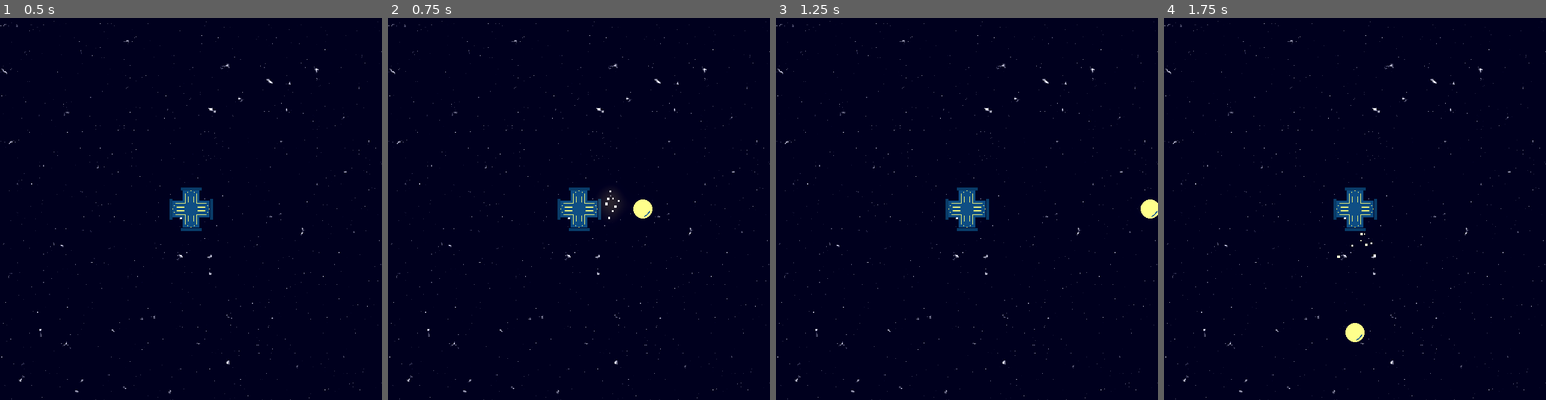
Above: before the commit, frames 1-4 (left to right).
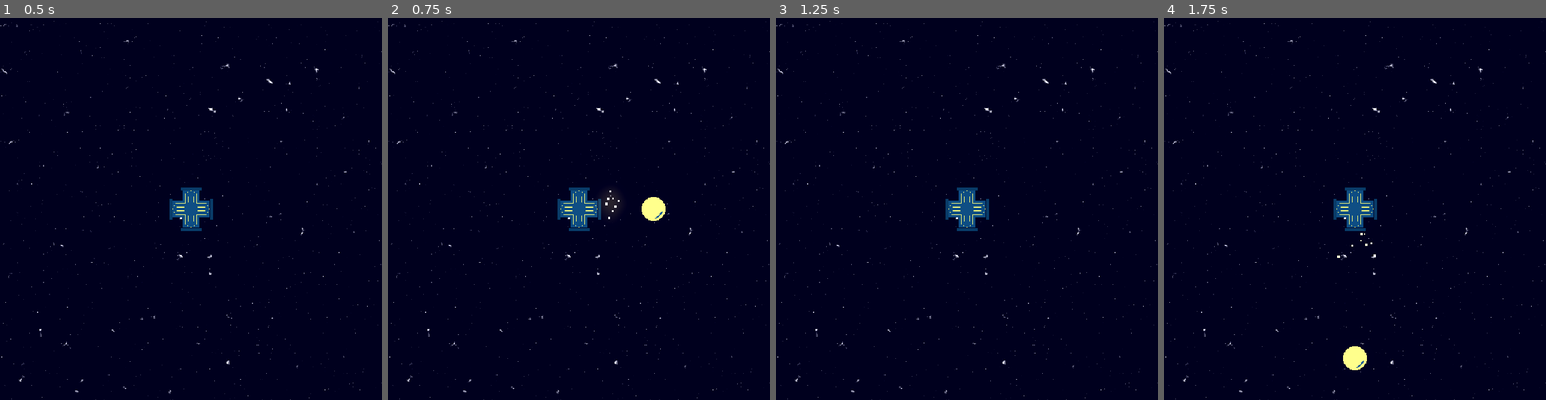
Above: after the commit, the same moments.

Repository: skain/incremental-outpost
Game: Godot game, scene res://scenes/main.tscn
The game is run twice, just before and just after one commit, with the same random seed, the same clock (stepped at 60 frames per second) and the same inputs.
Inputs:
- Up to frame 1 (0.5 s): no input
- Up to frame 2 (0.75 s): tap Enter (start_game) at 0.5 s; hold Right (fire_right) from 0.53 s (still down); hold Enter (start_game) from 0.53 s (still down)
- Up to frame 3 (1.25 s): keep holding Right (fire_right); keep holding Enter (start_game)
- Up to frame 4 (1.75 s): release Right (fire_right) at 1.28 s; release Enter (start_game) at 1.28 s; hold Down (fire_down) from 1.28 s (still down); tap Enter (start_game) at 1.35 s

Frame 1 is identical in both runs. In frame 2, 0.3% of the frame differs, in the area x 64-73%, y 46-54%; in frame 3, 0.2%; in frame 4, 0.5%, in the area x 46-54%, y 79-93%.

Commit message:
cannons refactored

Diff:
--- a/scenes/player.tscn
+++ b/scenes/player.tscn
@@ -5,6 +5,7 @@
 [ext_resource type="Script" uid="uid://cyf6fhon2yb2e" path="res://scripts/shields.gd" id="3_fjrip"]
 [ext_resource type="PackedScene" uid="uid://dulyh4ydd2vqf" path="res://scenes/shield.tscn" id="3_qhqgy"]
 [ext_resource type="PackedScene" uid="uid://xute0hqlqdqy" path="res://scenes/cannon.tscn" id="4_dqkch"]
+[ext_resource type="Script" uid="uid://cmo2t14e770kl" path="res://scripts/cannons.gd" id="5_fjrip"]
 [ext_resource type="AudioStream" uid="uid://cwtsm6n4d0r5d" path="res://assets/sounds/8-bit Sound Library/Explosion_03.wav" id="5_qlg0r"]
 
 [sub_resource type="RectangleShape2D" id="RectangleShape2D_qhqgy"]
@@ -42,6 +43,7 @@
 rotation = 4.712389
 
 [node name="Cannons" type="Node2D" parent="." unique_id=1725042301]
+script = ExtResource("5_fjrip")
 
 [node name="TopCannon" parent="Cannons" unique_id=1127117473 instance=ExtResource("4_dqkch")]
 position = Vector2(0, -27)
--- /dev/null
+++ b/scripts/cannons.gd
@@ -0,0 +1,23 @@
+class_name Cannons extends Node2D
+
+@onready var top_cannon: Cannon = $TopCannon
+@onready var right_cannon: Cannon = $RightCannon
+@onready var bottom_cannon: Cannon = $BottomCannon
+@onready var left_cannon: Cannon = $LeftCannon
+
+func handle_firing() -> void:
+	var parent := get_parent()
+	if Input.is_action_just_pressed("fire_up"):
+		top_cannon.fire_projectile(parent)
+	elif Input.is_action_just_pressed("fire_down"):
+		bottom_cannon.fire_projectile(parent)
+	elif Input.is_action_just_pressed("fire_left"):
+		left_cannon.fire_projectile(parent)
+	elif Input.is_action_just_pressed("fire_right"):
+		right_cannon.fire_projectile(parent)
+
+func reset_cannons() -> void:
+	top_cannon.reset()
+	bottom_cannon.reset()
+	left_cannon.reset()
+	right_cannon.reset()
--- a/scripts/player.gd
+++ b/scripts/player.gd
@@ -4,18 +4,9 @@
 signal player_hit
 signal start_game_pressed
 
-#@onready var top_shield: Area2D = $Shields/TopShield
-#@onready var right_shield: Area2D = $Shields/RightShield
-#@onready var bottom_shield: Area2D = $Shields/BottomShield
-#@onready var left_shield: Area2D = $Shields/LeftShield
-
-@onready var top_cannon: Cannon = $Cannons/TopCannon
-@onready var right_cannon: Cannon = $Cannons/RightCannon
-@onready var bottom_cannon: Cannon = $Cannons/BottomCannon
-@onready var left_cannon: Cannon = $Cannons/LeftCannon
-
 @onready var hit_player: AudioStreamPlayer2D = $HitPlayer
 @onready var camera_2d: Camera2D = $Camera2D
+@onready var cannons: Node2D = $Cannons
 
 var max_health := 3
 var health := 3
@@ -25,49 +16,16 @@
 
 func _process(_delta: float) -> void:
 	if health > 0:
-		_handle_firing()
+		cannons.handle_firing()
 	elif Input.is_action_pressed("start_game"):
 		start_game_pressed.emit()
 
-#func _update_shields(dir: String) -> void:
-	#top_shield.shield_off()
-	#right_shield.shield_off()
-	#bottom_shield.shield_off()
-	#left_shield.shield_off()
-	#
-	#match dir:
-		#"up":
-			#top_shield.shield_on()
-		#"right":
-			#right_shield.shield_on()
-		#"down":
-			#bottom_shield.shield_on()
-		#"left":
-			#left_shield.shield_on()
-
-func _handle_firing() -> void:
-	var parent := get_parent()
-	if Input.is_action_just_pressed("fire_up"):
-		top_cannon.fire_projectile(parent)
-	elif Input.is_action_just_pressed("fire_down"):
-		bottom_cannon.fire_projectile(parent)
-	elif Input.is_action_just_pressed("fire_left"):
-		left_cannon.fire_projectile(parent)
-	elif Input.is_action_just_pressed("fire_right"):
-		right_cannon.fire_projectile(parent)
-
 func die() -> void:
-	_reset_cannons()
+	cannons.reset_cannons()
 
 func reset() -> void:
 	health = max_health
-	_reset_cannons()
-
-func _reset_cannons() -> void:
-	top_cannon.reset()
-	bottom_cannon.reset()
-	left_cannon.reset()
-	right_cannon.reset()
+	cannons.reset_cannons()
 
 func _handle_hit(projectile: EnemyProjectile) -> void:
 	if not health > 0:
@@ -78,10 +36,8 @@
 	_shake_camera(15.0, 0.25)
 
 func _shake_camera(intensity: float, duration: float) -> void:
-	# 2. SETUP: Create a new tween
 	var shake_tween := create_tween()
 
-	# 3. ANIMATE: Rapidly move back and forth
 	# We use TRANS_SINE or TRANS_QUAD for a "snappy" feel
 	for i in range(5):
 		var offset := Vector2(randf_range(-1, 1), randf_range(-1, 1)) * intensity
Not shown, added: scripts/cannons.gd.uid
